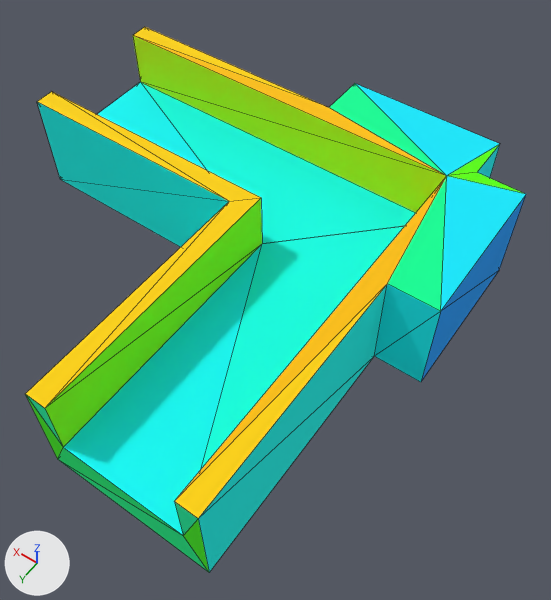
What one commit did to the OBJ model resources/shape-12.obj.
Both versions are drawn from a camera (50 mm lens) standing at (-0.363, 0.7, 0.867) and looking at (0.033, 0.144, -0.006). The axes (+X, +Y, +Z) are drawn at lower left. The lights are the same throughout. Mesh edges are drawn as thin lines. Where no turn or scale is listed for an object, it has been applied to the vertices. Vertices at the same position are counted once.

In view in the first picture: 'shape-12'.
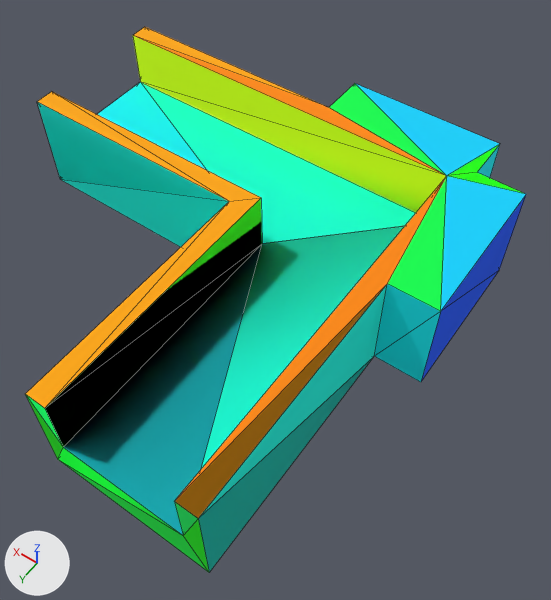
Commit message: initial shape models

Where the change shows, as pixel boxes (x1, y1, x2, y2) in the pictures (551 x 600 px):
'shape-12', surface changed: (25, 27, 526, 572) in both
part 1 of me_shape_12, recoloured (green to black): (45, 198, 262, 447) in both
part 2 of me_shape_12, recoloured: (64, 82, 262, 535) in both
part 3 of me_shape_12, recoloured: (141, 83, 416, 469) in both
part 4 of me_shape_12, recoloured: (133, 36, 447, 212) in both

Edits to the bpy script that builds the scene:
```text
Change mat_material_0:
    remove mat_material_0.base_color = (0.0, 0.341, 1.0)  # blue #009eff
    add mat_material_0.texture = img_shape_12_tex_png
Change mat_material_1:
    remove mat_material_1.base_color = (0.0, 1.0, 0.918)  # cyan #00fff6
    add mat_material_1.texture = img_shape_12_tex_png
Change mat_material_2:
    remove mat_material_2.base_color = (0.0, 0.953, 1.0)  # cyan #00faff
    add mat_material_2.texture = img_shape_12_tex_png
Change mat_material_3:
    remove mat_material_3.base_color = (1.0, 0.659, 0.0)  # yellow #ffd400
    add mat_material_3.texture = img_shape_12_tex_png
Change mat_material_5:
    remove mat_material_5.base_color = (1.0, 0.541, 0.0)  # yellow #ffc200
    add mat_material_5.texture = img_shape_12_tex_png
Change mat_material_6:
    remove mat_material_6.base_color = (0.0, 1.0, 0.31)  # green #00ff97
    add mat_material_6.texture = img_shape_12_tex_png
Change mat_material_8:
    remove mat_material_8.base_color = (0.102, 1.0, 0.0)  # green #5aff00
    add mat_material_8.texture = img_shape_12_tex_png
Change mat_material_9:
    remove mat_material_9.base_color = (0.0, 0.824, 0.996)  # cyan #00eaff
    add mat_material_9.texture = img_shape_12_tex_png
Change mat_material_10:
    remove mat_material_10.base_color = (0.0, 0.824, 1.0)  # cyan #00eaff
    add mat_material_10.texture = img_shape_12_tex_png
Change mat_material_11:
    remove mat_material_11.base_color = (1.0, 0.655, 0.0)  # yellow #ffd400
    add mat_material_11.texture = img_shape_12_tex_png
Change mat_material_13:
    remove mat_material_13.base_color = (0.0, 1.0, 0.204)  # green #00ff7d
    add mat_material_13.texture = img_shape_12_tex_png
Change mat_material_14:
    remove mat_material_14.base_color = (0.0588, 1.0, 0.0)  # green #45ff00
    add mat_material_14.texture = img_shape_12_tex_png
Change mat_material_15:
    remove mat_material_15.base_color = (0.0, 1.0, 0.275)  # green #00ff8f
    add mat_material_15.texture = img_shape_12_tex_png
Change mat_material_16:
    remove mat_material_16.base_color = (0.0, 0.996, 0.204)  # green #00ff7d
    add mat_material_16.texture = img_shape_12_tex_png
Change mat_material_17:
    remove mat_material_17.base_color = (1.0, 0.00784, 0.0)  # red #ff1600
    add mat_material_17.texture = img_shape_12_tex_png
Change mat_material_18:
    remove mat_material_18.base_color = (0.247, 1.0, 0.0)  # green #88ff00
    add mat_material_18.texture = img_shape_12_tex_png
Change mat_material_19:
    remove mat_material_19.base_color = (0.0, 0.953, 0.996)  # cyan #00faff
    add mat_material_19.texture = img_shape_12_tex_png
Change mat_material_20:
    remove mat_material_20.base_color = (0.0, 1.0, 0.855)  # cyan #00ffee
    add mat_material_20.texture = img_shape_12_tex_png
Change mat_material_21:
    remove mat_material_21.base_color = (1.0, 0.0, 0.0)  # red #ff0000
    add mat_material_21.texture = img_shape_12_tex_png
Change mat_material_22:
    remove mat_material_22.base_color = (0.769, 1.0, 0.0)  # yellow #e3ff00
    add mat_material_22.texture = img_shape_12_tex_png
Change mat_material_23:
    remove mat_material_23.base_color = (0.0, 1.0, 0.2)  # green #00ff7c
    add mat_material_23.texture = img_shape_12_tex_png
Change mat_material_24:
    remove mat_material_24.base_color = (0.0, 0.306, 1.0)  # blue #0096ff
    add mat_material_24.texture = img_shape_12_tex_png
Change me_shape_12:
    where me_shape_12.from_pydata(...)  # 40 vertices, 76 faces; spans x -0.2..0.5, y -0.2..0.5, z -0.038..0.125
    me_shape_12 part 1: 4 faces spanning x 0.094..0.5, y 0.094..0.5, z 0.031..0.125 switch from mat_material_18 (green #88ff00) to mat_material_22 (picture img_shape_12_tex_png)
    me_shape_12 part 2: 2 faces spanning x -0.094..0.5, y -0.094..0.5, z 0.031 switch from mat_material_19 (cyan #00faff) to mat_material_18 (picture img_shape_12_tex_png)
    me_shape_12 part 3: 2 faces spanning x -0.094..0.5, y -0.094..0.5, z 0.031 switch from mat_material_20 (cyan #00ffee) to mat_material_19 (picture img_shape_12_tex_png)
    me_shape_12 part 4: 4 faces spanning x -0.094..0.5, y -0.094..0.5, z 0.031..0.125 switch from mat_material_22 (yellow #e3ff00) to mat_material_21 (picture img_shape_12_tex_png)
```
